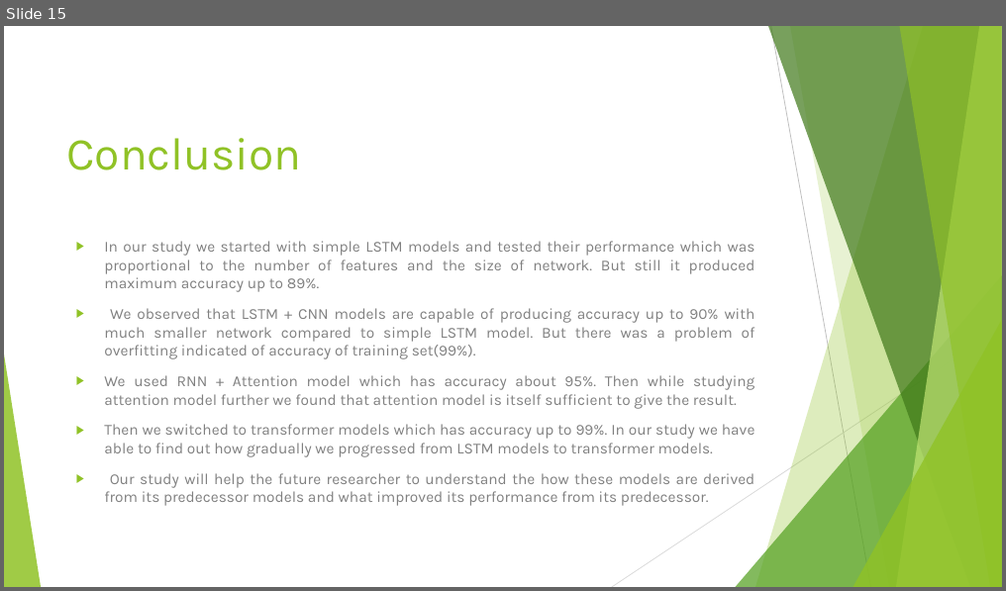
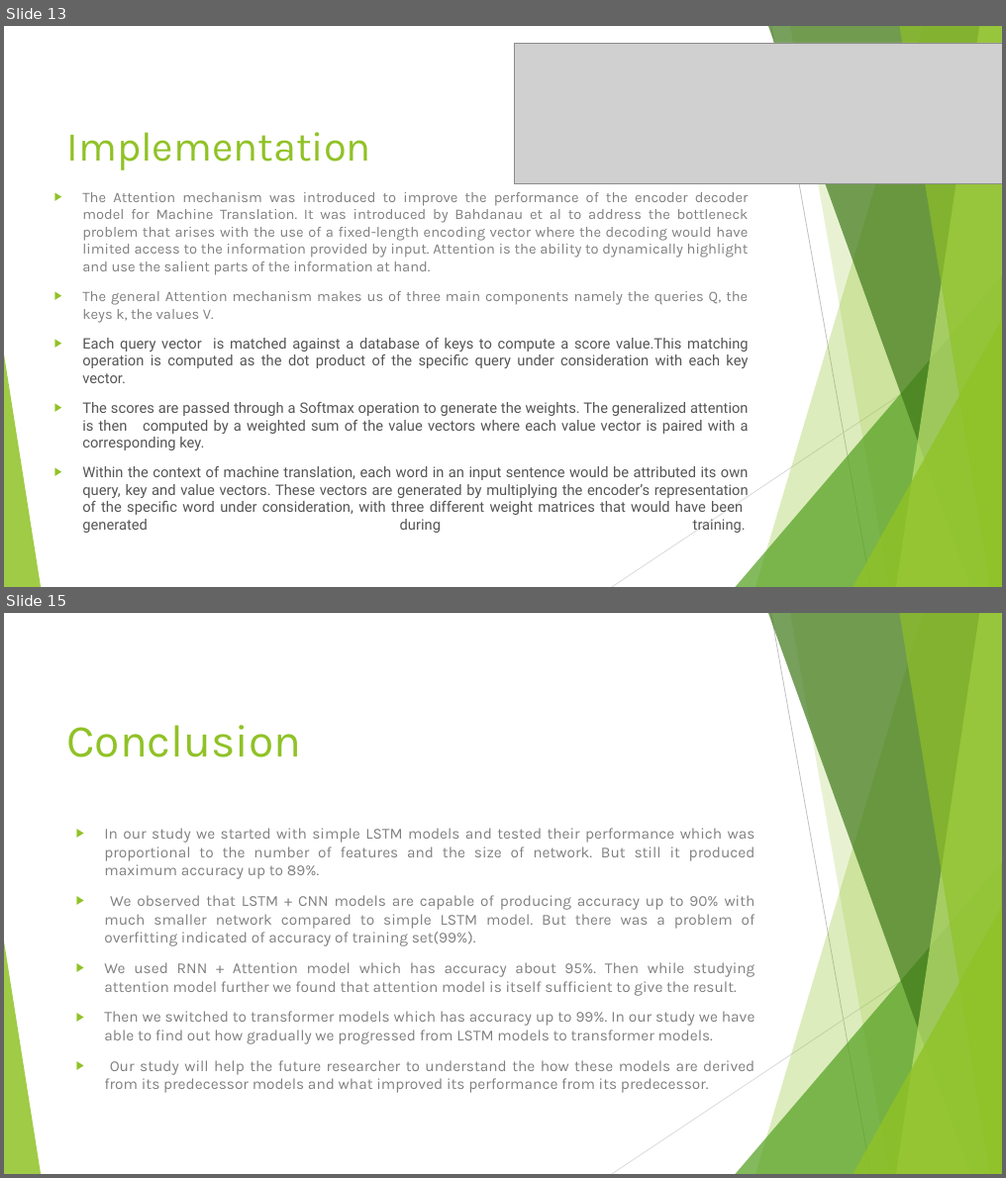
Before and after one commit to satya1013/Fake-News-1, a slide deck: Fake News.pptx. Shown one above the other, each under a label of ours: slide 15 before the commit, slides 13 and 15 after it; the slides between them are not shown. The pictures are 1006x591 and 1006x1178 pixels, drawn with LibreOffice and Linux fonts; fonts in the diff are those of the drawing; grey boxes stand for pictures. Boxes give left, top, right and bottom in pixels: in the first picture for what was removed or moved away, otherwise in the second. Text is boxed around its words. In the diff, an @@ line names an element or a change of style, - is before the commit and + after.

```diff
--- a/Fake News.pptx
+++ b/Fake News.pptx
@@ slide 13 added at (x1=4, y1=26, x2=1002, y2=587), background #FFFFFF; not listed: 10 template elements that a slide beside it also shows @@
@@ picture added at (x1=515, y1=43, x2=1002, y2=184) @@
@@ title added at (x1=67, y1=132, x2=371, y2=171), 39.6 pt, text #90C226 @@
+Implementation
@@ text added at (x1=82, y1=192, x2=748, y2=533), 14 pt, text #555555 @@
+▶ The Attention mechanism was introduced to improve the performance of the encoder decoder model for Machine Translation. It was introduced by Bahdanau et al to address the bottleneck problem that arises with the use of a fixed-length encoding vector where the decoding would have limited access to the information provided by input. Attention is the ability to dynamically highlight and use the salient parts of the information at hand.
+▶ The general Attention mechanism makes us of three main components namely the queries Q, the keys k, the values V.
+▶ Each query vector is matched against a database of keys to compute a score value.This matching operation is computed as the dot product of the specific query under consideration with each key vector.
+▶ The scores are passed through a Softmax operation to generate the weights. The generalized attention is then computed by a weighted sum of the value vectors where each value vector is paired with a corresponding key.
+▶ Within the context of machine translation, each word in an input sentence would be attributed its own query, key and value vectors. These vectors are generated by multiplying the encoder’s representation of the specific word under consideration, with three different weight matrices that would have been generated during training.
```
Also in this commit, not shown: 1 slide changed, 1 slide removed, 5 other files.
